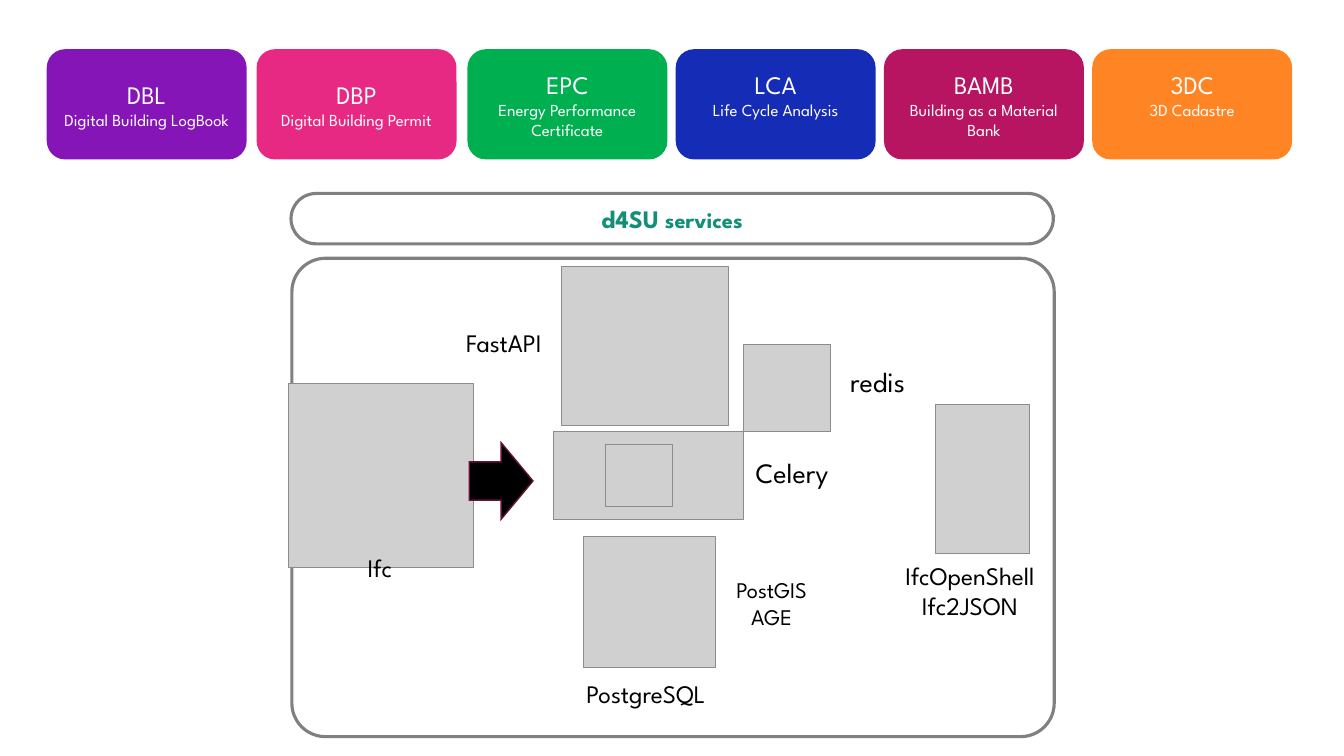
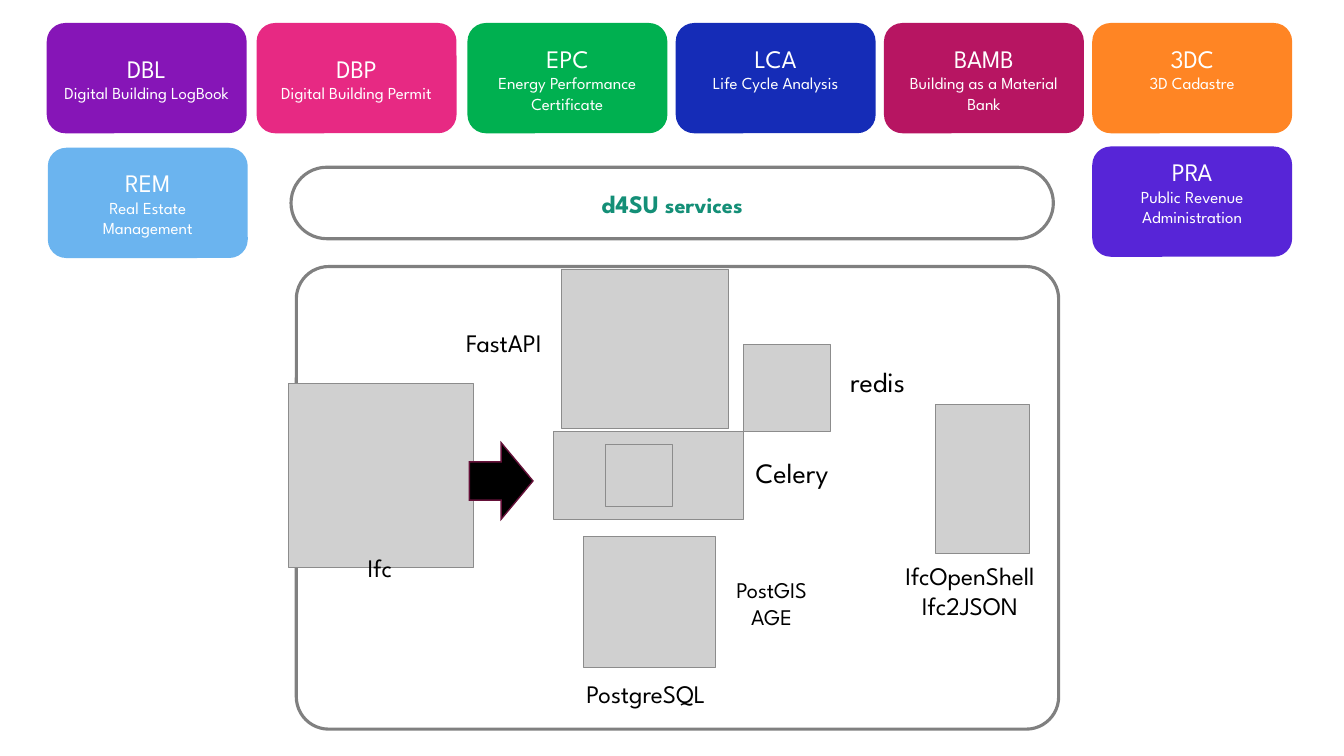
Before and after one commit to lvanlier/lvanlier.github.io, a slide deck: slide 1 of d4SU.pptx. Drawn at 1344x756 pixels with LibreOffice and Linux fonts; fonts in the diff are those of the drawing; grey boxes stand for pictures. Boxes give left, top, right and bottom in pixels: in the first picture for what was removed or moved away, otherwise in the second. Text is boxed around its words. In the diff, an @@ line names an element or a change of style, - is before the commit and + after.

```diff
--- a/d4SU.pptx
+++ b/d4SU.pptx
@@ 6 rounded rectangles: place and size @@
-6 rounded rectangles at [46,49,1293,159]
+6 rounded rectangles at [46,23,1293,133]
@@ rounded rectangle added at [47,148,247,258], fill #6BB4EF, 12 pt, text #FFFFFF @@
+REM
+Real Estate Management
@@ rounded rectangle added at [1093,146,1293,256], fill #5725D7, 12 pt, text #FFFFFF @@
+PRA
+Public Revenue Administration
@@ rounded rectangle "d4SU services": place and size @@
-rounded rectangle "d4SU services" at [291,194,1054,244]
+rounded rectangle "d4SU services" at [291,167,1054,239]
@@ rounded rectangle: place and size @@
-rounded rectangle at [292,258,1055,737]
+rounded rectangle at [296,266,1059,729]
@@ picture: place and size @@
-picture at [563,266,729,425]
+picture at [563,269,729,429]
```
Also in this commit, not shown: 1 slide added, 43 other files.
